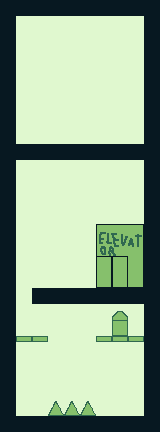
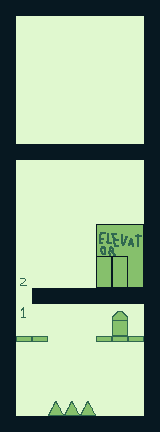
Before/after of a 160×432 layered artwork. What changed in the layer stack:
added layer "Layer 4" above "Layer 3" over [20, 278, 27, 318]
